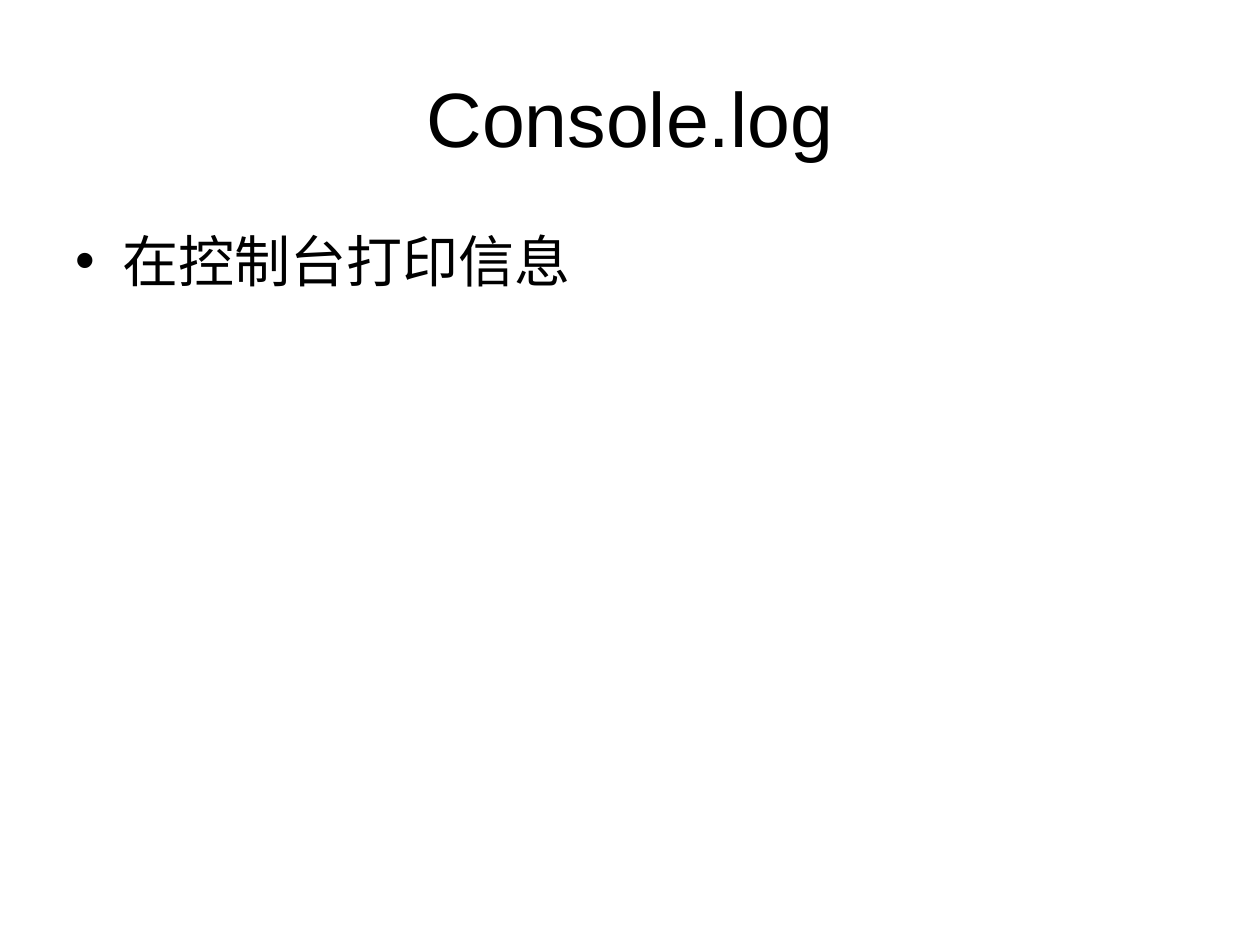
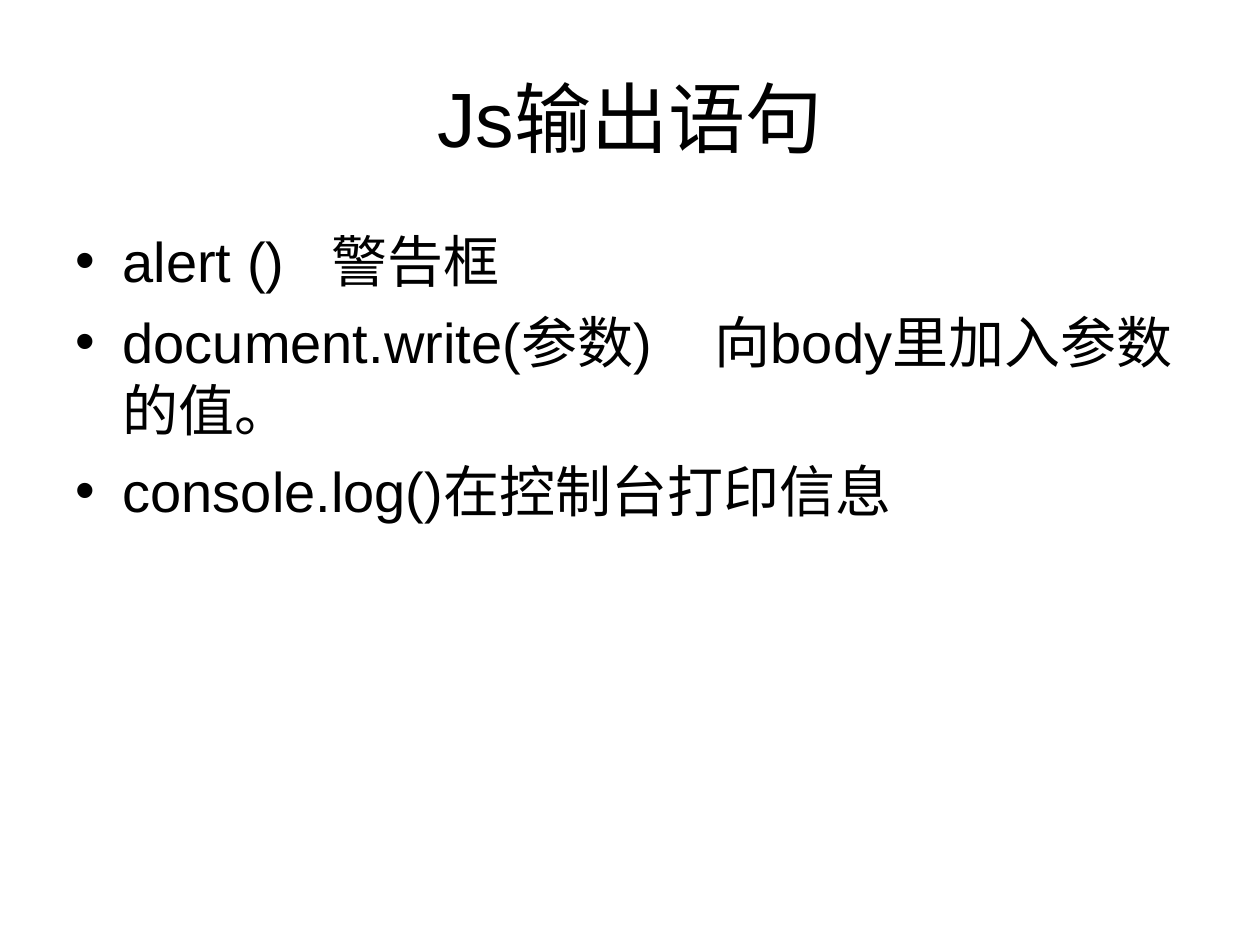
Before and after one commit to cd-vr1class/homework, a slide deck: slide 1 of ppt/7-7js输入输出语句、运算符.ppt (slide 15 before the commit). Drawn at 1260x945 pixels with LibreOffice and Linux fonts; fonts in the diff are those of the drawing. Boxes give left, top, right and bottom in pixels: in the first picture for what was removed or moved away, otherwise in the second. Text is boxed around its words. In the diff, an @@ line names an element or a change of style, - is before the commit and + after.

```diff
--- a/ppt/7-7js输入输出语句、运算符.ppt
+++ b/ppt/7-7js输入输出语句、运算符.ppt
@@ title at (437,86,822,154): text changed @@
-Console.log
+Js输出语句
@@ text at (123,235,1173,523): text changed @@
-• 在控制台打印信息
+• alert () 警告框
+• document.write(参数) 向body里加入参数的值。
+• console.log()在控制台打印信息
```
Also in this commit, not shown: 4 other slides changed, 4 slides added, 3 slides removed, 2 other files.
